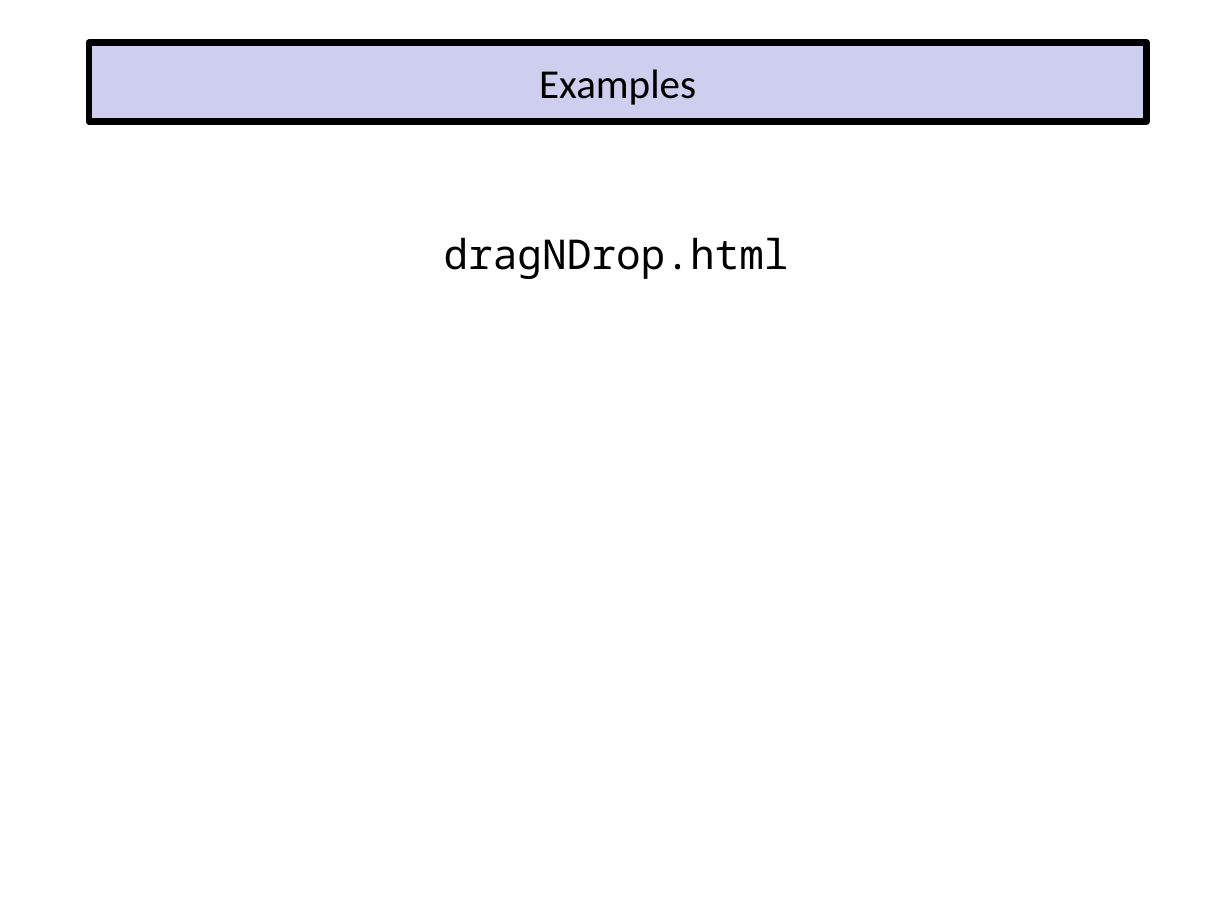
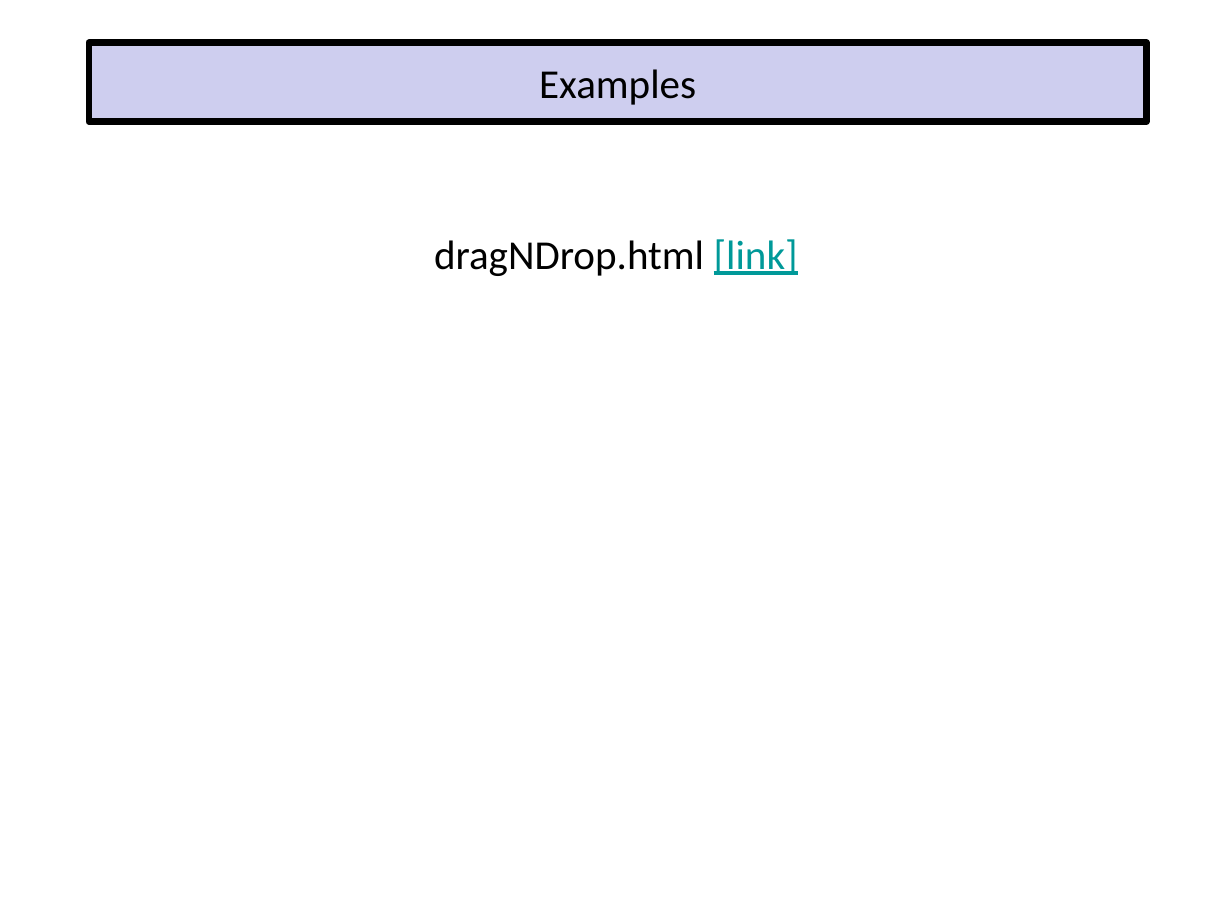
Before and after one commit to EricJPogue/www-epogue-info, a slide deck: slide 28 of CPSC-24700/Presentations/dynamic-documents-with-javascript.pptx. Drawn at 1232x924 pixels with LibreOffice and Linux fonts; fonts in the diff are those of the drawing. Boxes give left, top, right and bottom in pixels: in the first picture for what was removed or moved away, otherwise in the second. Text is boxed around its words. In the diff, an @@ line names an element or a change of style, - is before the commit and + after.

```diff
--- a/CPSC-24700/Presentations/dynamic-documents-with-javascript.pptx
+++ b/CPSC-24700/Presentations/dynamic-documents-with-javascript.pptx
@@ text at (x1=434, y1=239, x2=798, y2=276): text changed; font Noto Sans Mono to Calibri @@
-dragNDrop.html
+dragNDrop.html [link]
```
Also in this commit, not shown: 1 other slide changed, 1 slide added, 1 slide removed, 5 other files.
